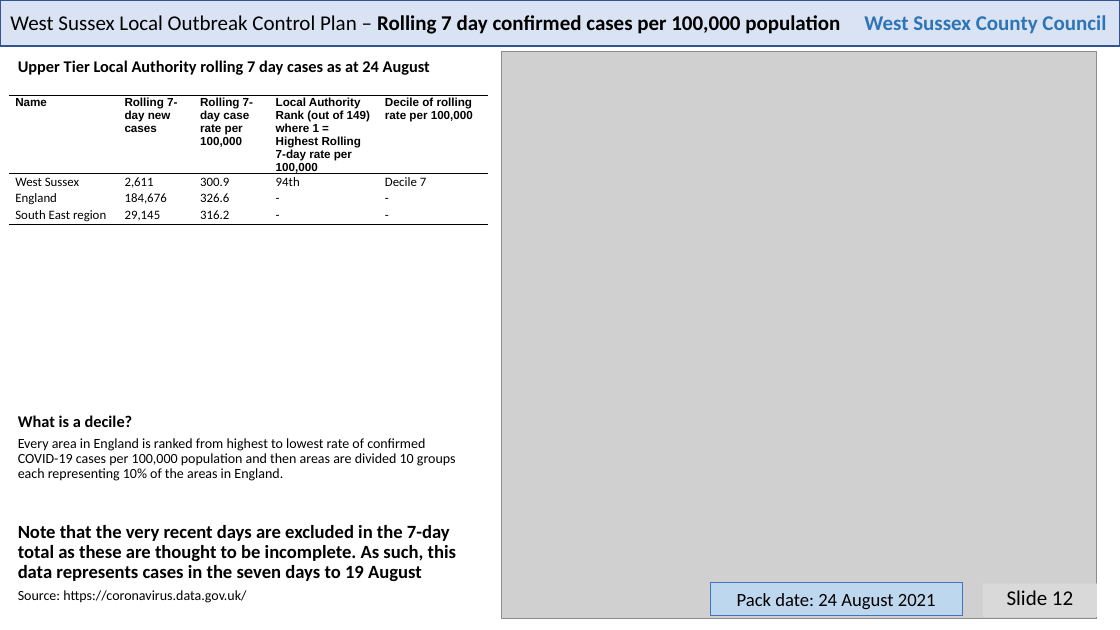
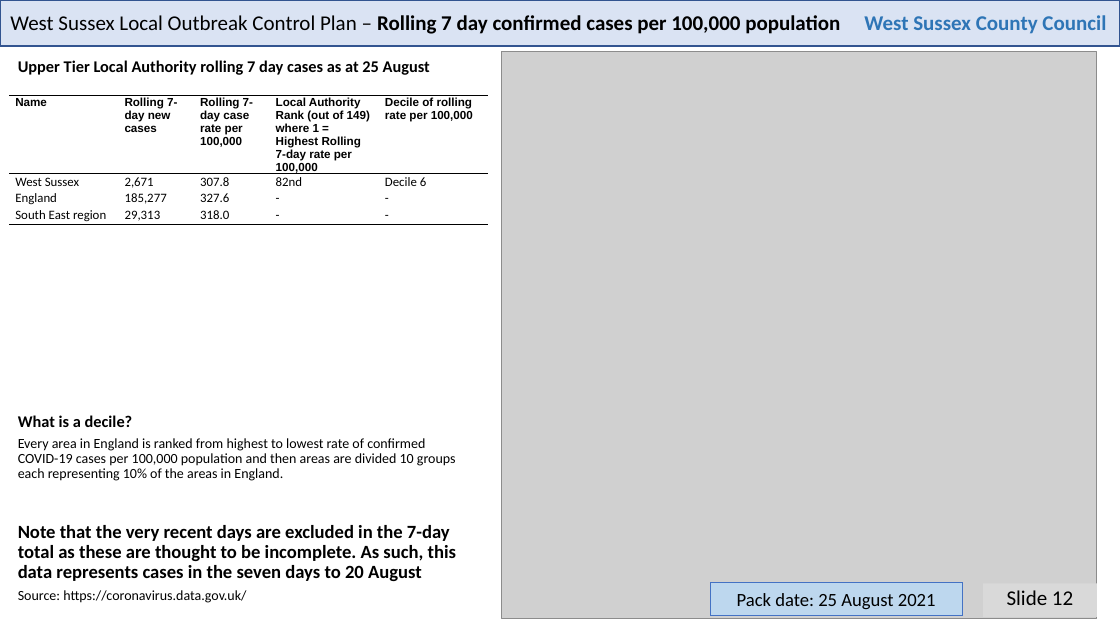
Before and after one commit to psychty/wsx_covid_datapack_public, a slide deck: slide 12 of Latest_West_Sussex_C19_slide_deck.pptx. Drawn at 1120x630 pixels with LibreOffice and Linux fonts; fonts in the diff are those of the drawing; grey boxes stand for pictures. Boxes give left, top, right and bottom in pixels: in the first picture for what was removed or moved away, otherwise in the second. Text is boxed around its words. In the diff, an @@ line names an element or a change of style, - is before the commit and + after.

```diff
--- a/Latest_West_Sussex_C19_slide_deck.pptx
+++ b/Latest_West_Sussex_C19_slide_deck.pptx
@@ text at [18, 60, 430, 75]: text changed @@
-Upper Tier Local Authority rolling 7 day cases as at 24 August
+Upper Tier Local Authority rolling 7 day cases as at 25 August
@@ table at [9, 96, 488, 329] @@
-row 2: West Sussex | 2,611 | 300.9 | 94th | Decile 7
+row 2: West Sussex | 2,671 | 307.8 | 82nd | Decile 6
-row 3, column 2: 184,676
+row 3, column 2: 185,277
-row 3, column 3: 326.6
+row 3, column 3: 327.6
-row 4, column 2: 29,145
+row 4, column 2: 29,313
-row 4, column 3: 316.2
+row 4, column 3: 318.0
@@ text at [18, 525, 456, 581]: text changed @@
-Note that the very recent days are excluded in the 7-day total as these are thought to be incomplete. As such, this data represents cases in the seven days to 19 August
+Note that the very recent days are excluded in the 7-day total as these are thought to be incomplete. As such, this data represents cases in the seven days to 20 August
@@ text in rectangle at [737, 593, 936, 609]: text changed @@
-Pack date: 24 August 2021
+Pack date: 25 August 2021
```
Also in this commit, not shown: 21 other slides changed, 59 other files.
